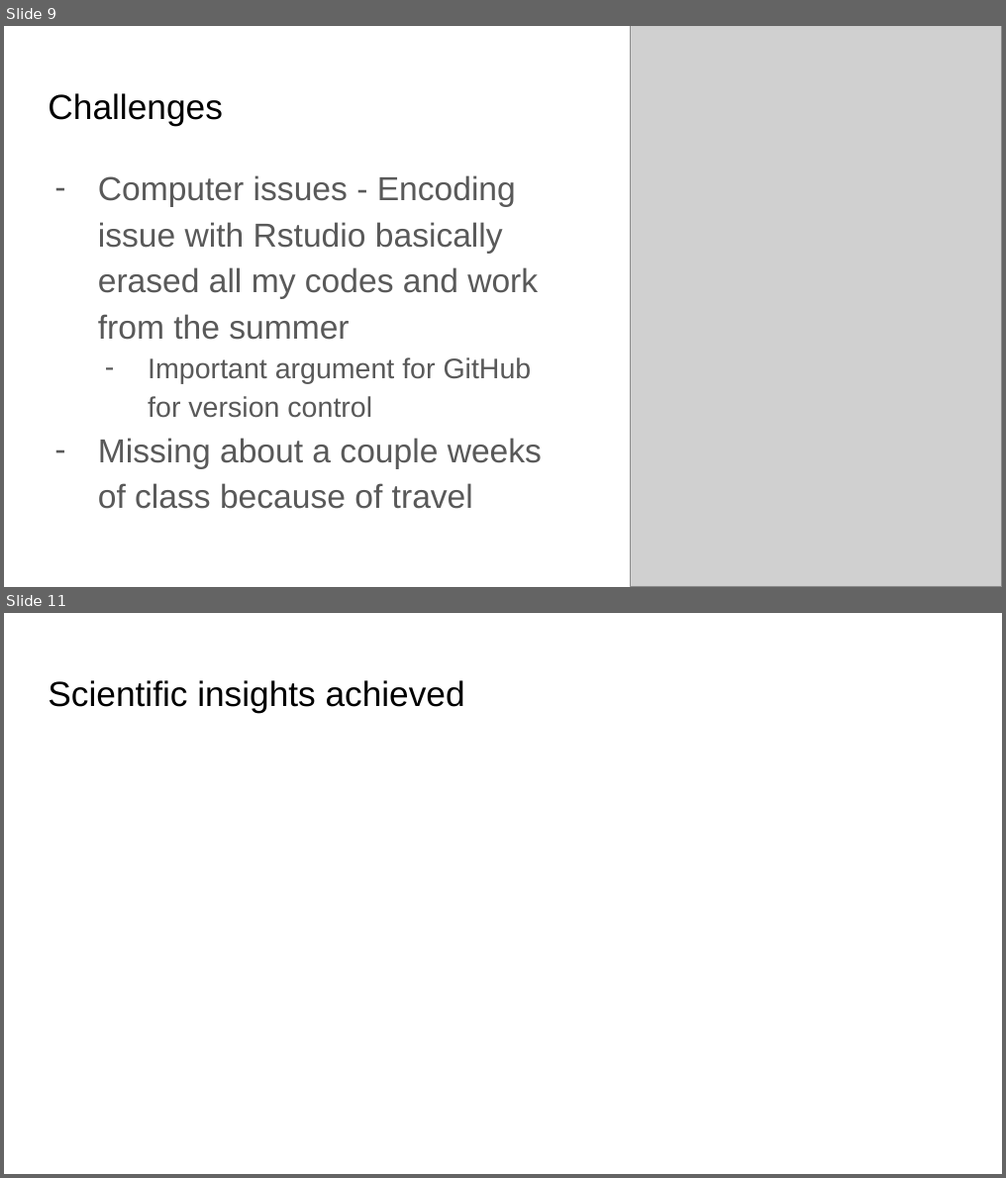
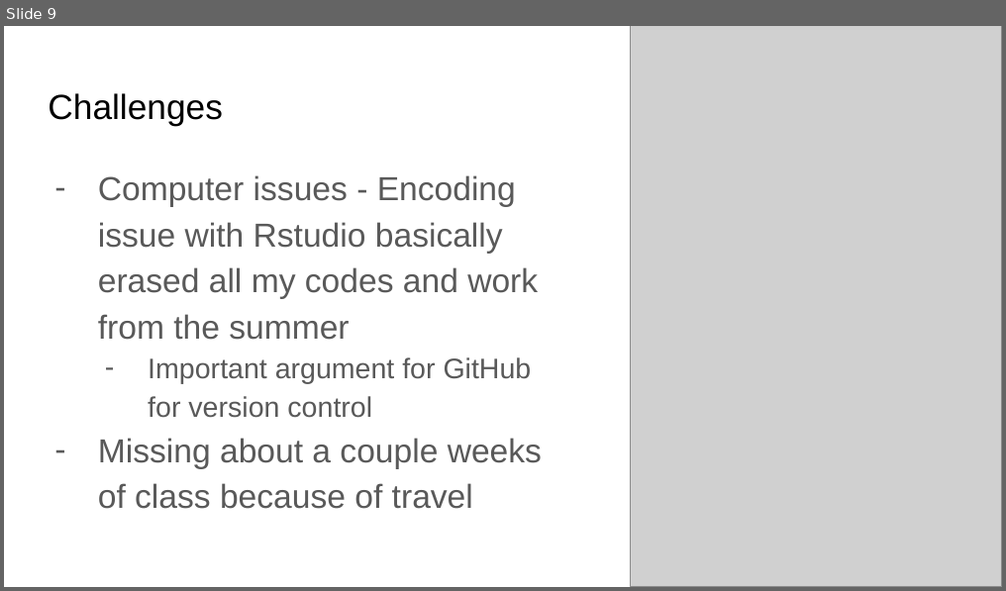
Before and after one commit to junbcai/heatinglacerate, a slide deck: Project Proposal for Analytical Workflow, Fall 2022.pptx. Shown one above the other, each under a label of ours: slides 9 and 11 before the commit, slide 9 after it; the slides between them are not shown. The pictures are 1006x1178 and 1006x591 pixels, drawn with LibreOffice and Linux fonts; fonts in the diff are those of the drawing; grey boxes stand for pictures. Boxes give left, top, right and bottom in pixels: in the first picture for what was removed or moved away, otherwise in the second. Text is boxed around its words. In the diff, an @@ line names an element or a change of style, - is before the commit and + after.

```diff
--- a/Project Proposal for Analytical Workflow, Fall 2022.pptx
+++ b/Project Proposal for Analytical Workflow, Fall 2022.pptx
@@ slide 11 removed at bbox=[4, 613, 1002, 1174], background #FFFFFF @@
@@ title removed at bbox=[48, 680, 465, 712] @@
-Scientific insights achieved
```
Also in this commit, not shown: 2 other slides removed.
